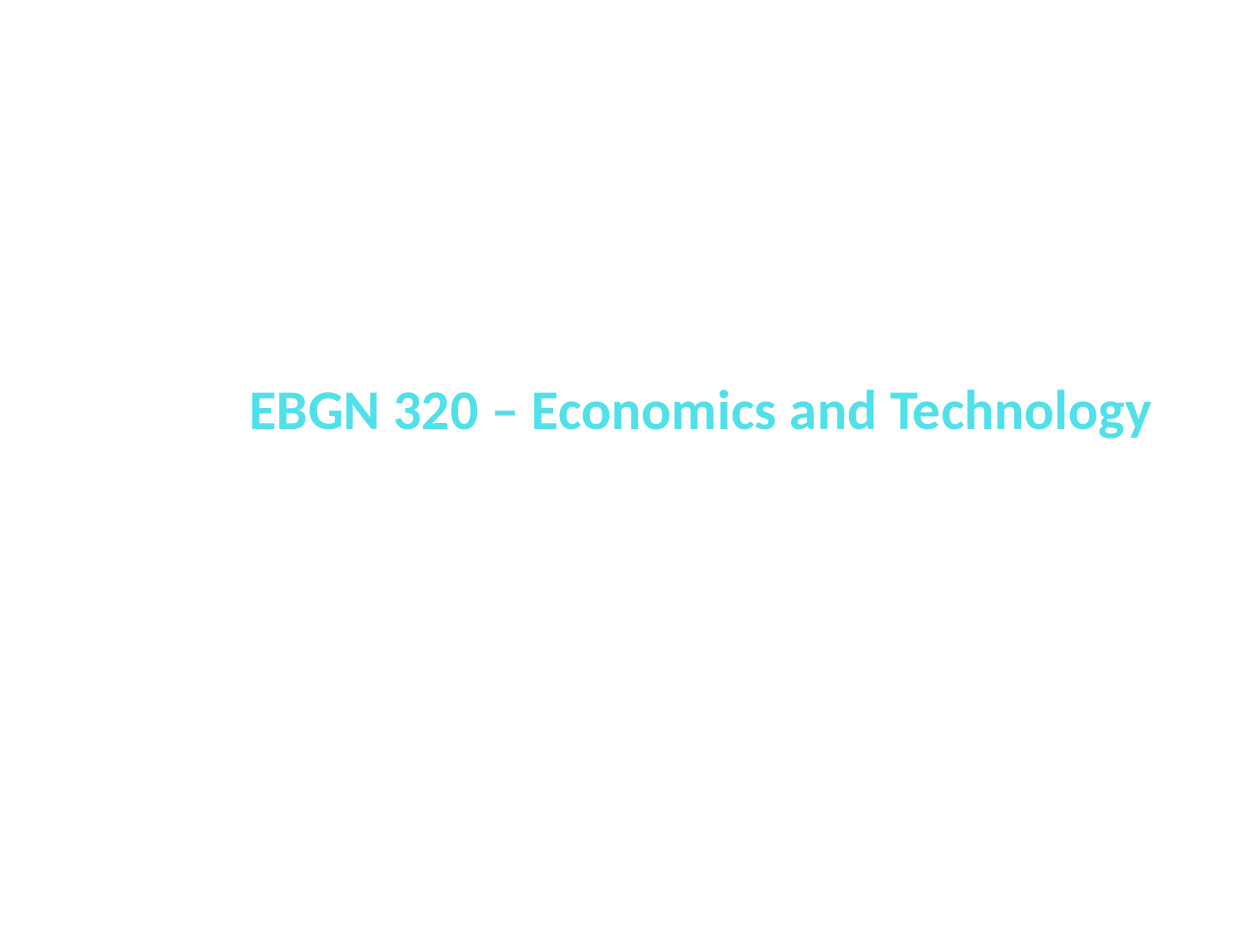
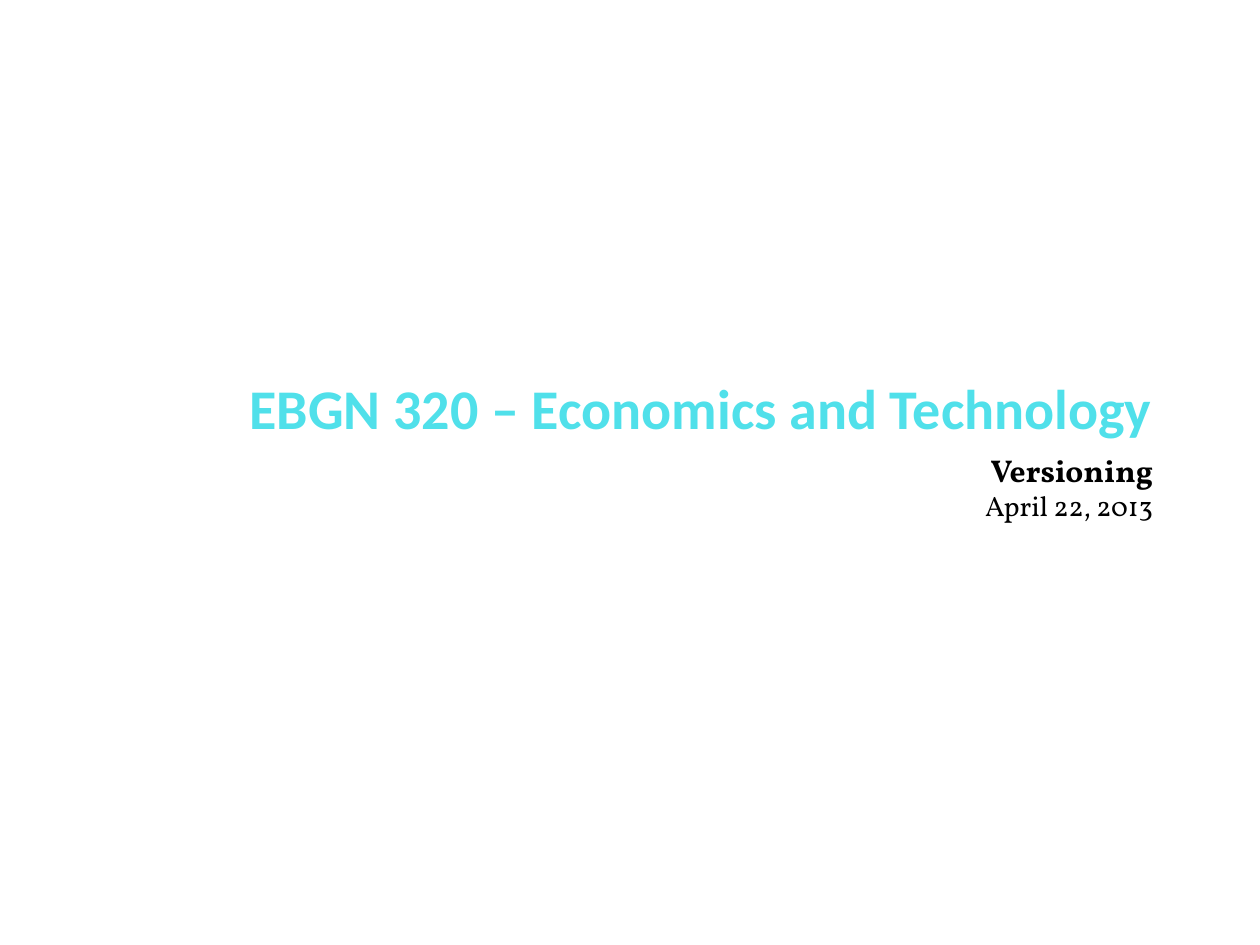
Before and after one commit to muff1nman/ClassNotes, a slide deck: slide 1 of Econ/PPT/S13_Lecture_23.pptx. Drawn at 1260x945 pixels with LibreOffice and Linux fonts; fonts in the diff are those of the drawing. Boxes give left, top, right and bottom in pixels: in the first picture for what was removed or moved away, otherwise in the second. Text is boxed around its words. In the diff, an @@ line names an element or a change of style, - is before the commit and + after.

```diff
--- a/Econ/PPT/S13_Lecture_23.pptx
+++ b/Econ/PPT/S13_Lecture_23.pptx
@@ text added at (985, 460, 1153, 523), 16 pt, text #000000 @@
+Versioning
+April 22, 2013
```
Also in this commit, not shown: 10 other slides changed, 3 other files.
